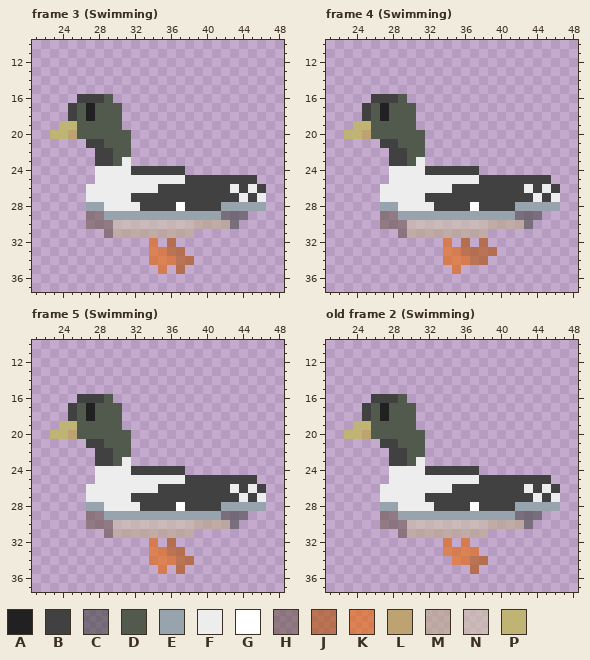
Two versions of one pixel-art file, Assets/Graphics/Characters/Birds/Goldeneye.aseprite. Above is the file before it was changed.
32x64 pixels, 14 frames. Colours within 5 levels of each other are drawn and written as one. Shown: frame 3 (Swimming): x 21..48, y 10..37; frame 4 (Swimming): x 21..48, y 10..37; frame 5 (Swimming): x 21..48, y 10..37; old frame 2 (Swimming): x 21..48, y 10..37. The old version is drawn lined up with the new one, on the new canvas. The commit also changed other frames, which this record leaves out.
Palette (. is transparent): A #212121  B #414141  C #46464699  D #525a4d  E #97a3ad  F #ededed  G #ffffff  H #705a5499  J #b3500599  K #ea690699  L #bda371  M #beac8e99  N #d2c5ae99  P #c0b475
And afterwards:
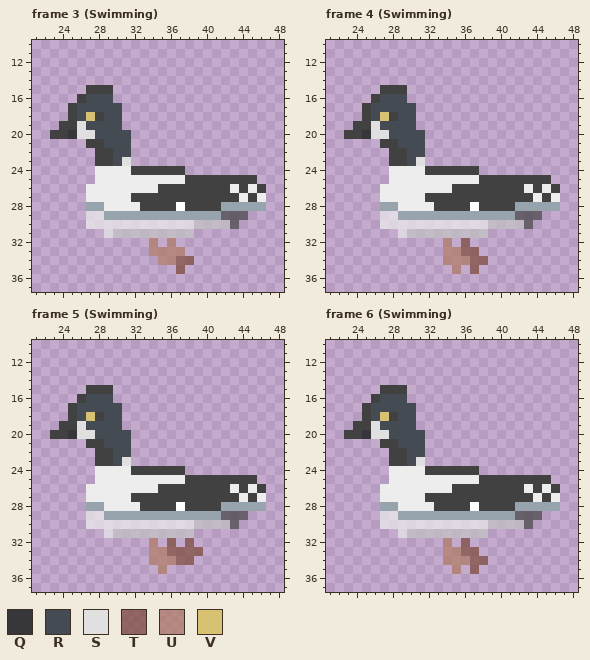
Colours new in this view: Q #37373b  R #454b52  S #e0e0e0  T #7d4938b3  U #b07c63b3  V #d7c172
A new or re-ordered frame is compared with the old frame closest to it.
Difference:
canvas 32x64 -> 64x64, the old top-left corner now at 19,-6 (the part of the old canvas that was cut away was empty and is not shown)
frames re-ordered
colour C: #46464699 -> #414141b3
colour M: #beac8e99 -> #c3c3c3b3
colour N: #d2c5ae99 -> #edededb3
Changed rows in their new state; - is a pixel that keeps its letter.
Frame 3 (Swimming):
first column x 23:
15 ----BBB--
16 ----RRR--
17 ---RRRRR-
18 ---RVBRR-
19 -BBSRRRR-
20 BBQSSRRRR
21 ------RRR
22 -------RR
23 -------RS
first column x 27:
29 NN----------
30 NNN---------
31 --N---------
32 -------U-U--
33 -------UUUU-
34 -------.UUTT
35 --------.-T-
Frame 4 (Swimming):
first column x 23:
15 ----BBB--
16 ----RRR--
17 ---RRRRR-
18 ---RVBRR-
19 -BBSRRRR-
20 BBQSSRRRR
21 ------RRR
22 -------RR
23 -------RS
first column x 27:
29 NN-----------
30 NNN----------
31 --N----------
32 -------U-T-.-
33 -------UUTT..
34 -------UUUTT-
35 --------U-T--
Frame 5 (Swimming):
first column x 23:
15 ----BBB--
16 ----RRR--
17 ---RRRRR-
18 ---RVBRR-
19 -BBSRRRR-
20 BBQSSRRRR
21 ------RRR
22 -------RR
23 -------RS
first column x 27:
29 NN-----------
30 NNN----------
31 --N----------
32 -------U-T-T-
33 -------UUTTTT
34 -------UUUTT-
35 --------U-.--
Frame 6 (Swimming) against old frame 2 (Swimming):
first column x 23:
15 ----BBB--
16 ----RRR--
17 ---RRRRR-
18 ---RVBRR-
19 -BBSRRRR-
20 BBQSSRRRR
21 ------RRR
22 -------RR
23 -------RS
first column x 27:
29 NN----------
30 NNN---------
31 --N---------
32 -------U-T--
33 -------UUTT-
34 -------UUUTT
35 --------U-T-
Pixel boxes of the changes (left, top, right, bottom) in both pictures:
changed: (50, 85, 131, 166)
changed: (86, 211, 248, 274)
changed: (344, 85, 425, 166)
changed: (380, 211, 542, 274)
changed: (50, 385, 131, 466)
changed: (86, 511, 248, 574)
changed: (344, 385, 425, 466)
changed: (380, 511, 542, 574)
